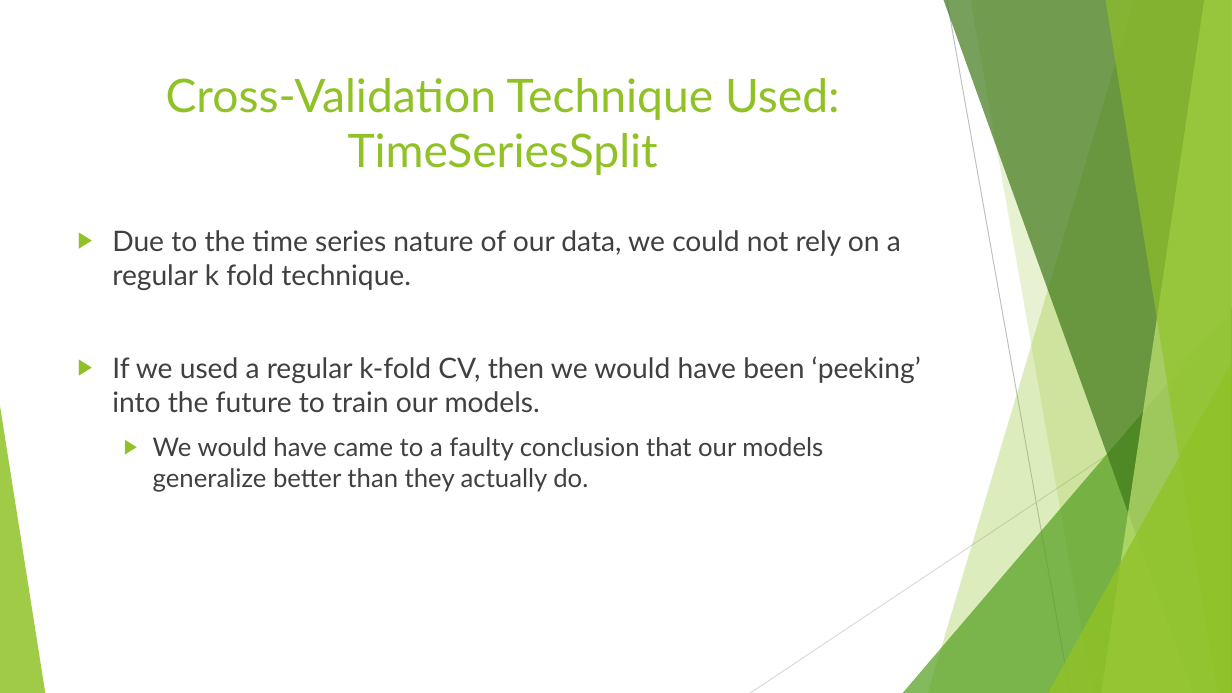
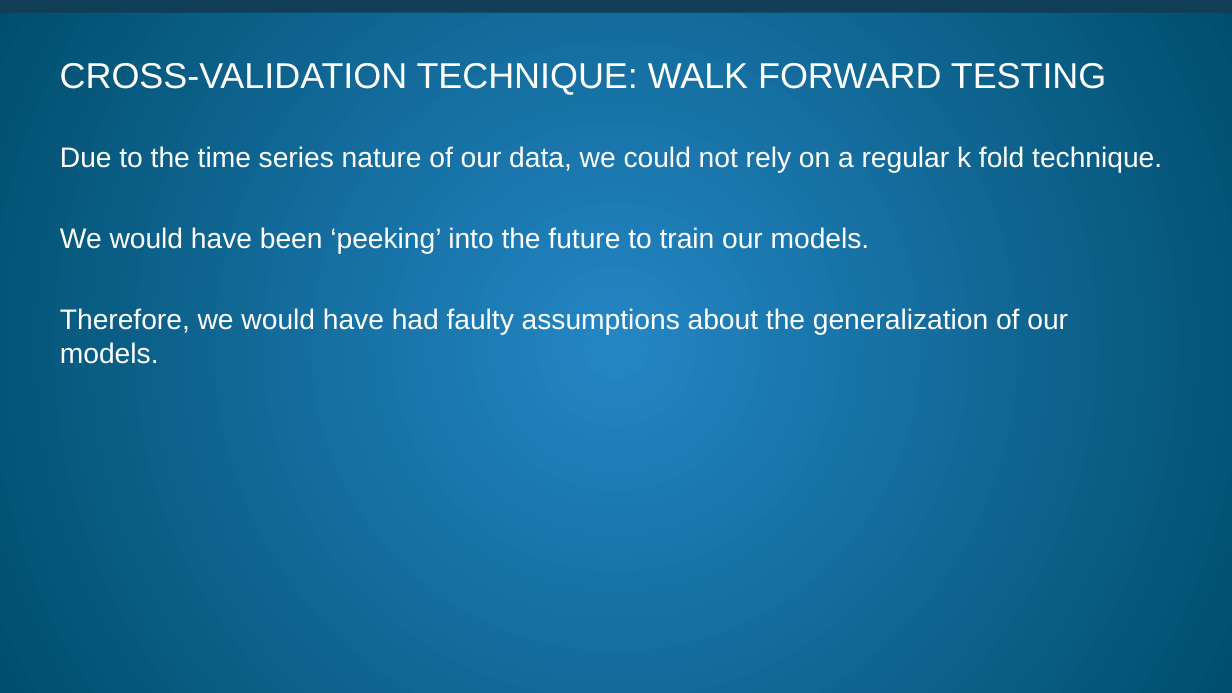
Before and after one commit to littlesiagoy/Springboard-Capstone-2, a slide deck: slide 6 of Capstone 2 Slidedeck.pptx. Drawn at 1232x693 pixels with LibreOffice and Linux fonts; fonts in the diff are those of the drawing. Boxes give left, top, right and bottom in pixels: in the first picture for what was removed or moved away, otherwise in the second. Text is boxed around its words. In the diff, an @@ line names an element or a change of style, - is before the commit and + after.

```diff
--- a/Capstone 2 Slidedeck.pptx
+++ b/Capstone 2 Slidedeck.pptx
@@ background #FFFFFF to gradient #2486C4 to #004E6D @@
@@ rectangle added at (0,0,1232,4), fill #B3E900 @@
@@ rectangle added at (0,0,1232,13), fill #113E56 @@
@@ title at (60,63,1107,95): text changed; size 36 to 28 pt; font Lato to Arial; text colour #90C226 to #FFFFFF @@
-Cross-Validation Technique Used:
-TimeSeriesSplit
+CROSS-VALIDATION TECHNIQUE: WALK FORWARD TESTING
@@ text at (60,146,1162,172): font Lato to Arial, text colour #404040 to #FFFFFF in "Due to the time series nature of ..."; bullet ▶ to none; less space between paragraphs @@
@@ text "Due to the time series ...": place and size @@
-text "Due to the time series ..." at (112,230,921,492)
+text "Due to the time series ..." at (60,146,1162,364)
@@ text at (60,227,1068,364): text changed; font Lato to Arial; text colour #404040 to #FFFFFF @@
-▶ If we used a regular k-fold CV, then we would have been ‘peeking’ into the future to train our models.
-  ▶ We would have came to a faulty conclusion that our models generalize better than they actually do.
+We would have been ‘peeking’ into the future to train our models.
+Therefore, we would have had faulty assumptions about the generalization of our models.
@@ group removed at (0,0,1232,693): 5 freeform shapes, 3 triangles, 2 lines @@
```
Also in this commit, not shown: 8 other slides changed, 6 slides added, 4 slides removed, 9 other files.
